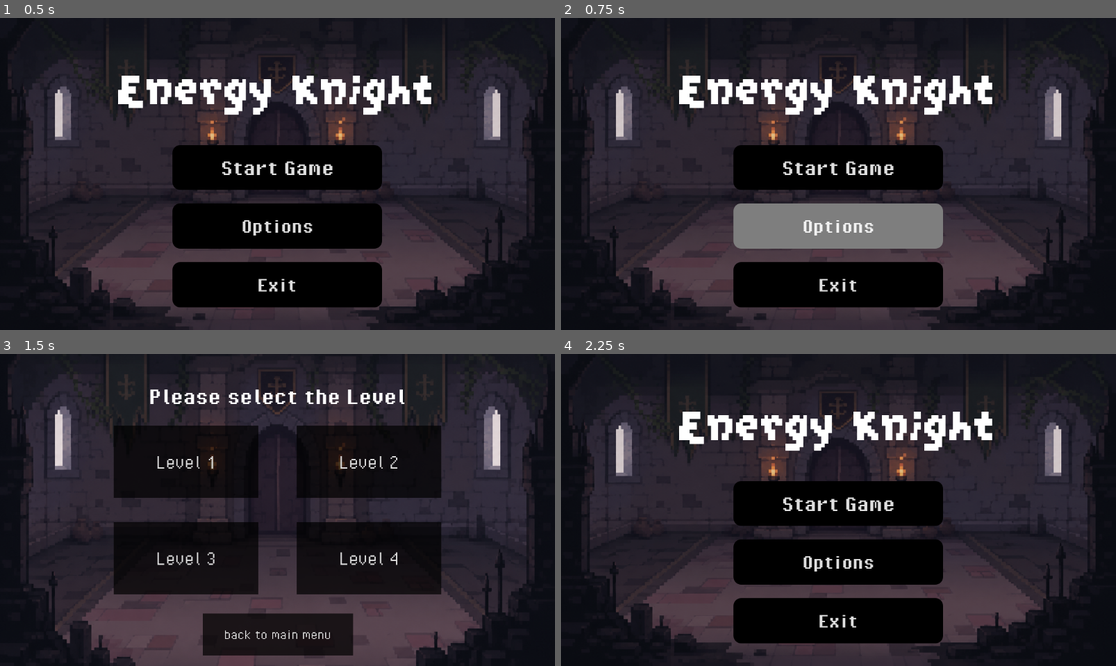
Above: before the commit, frames 1-4 (two rows, left to right).
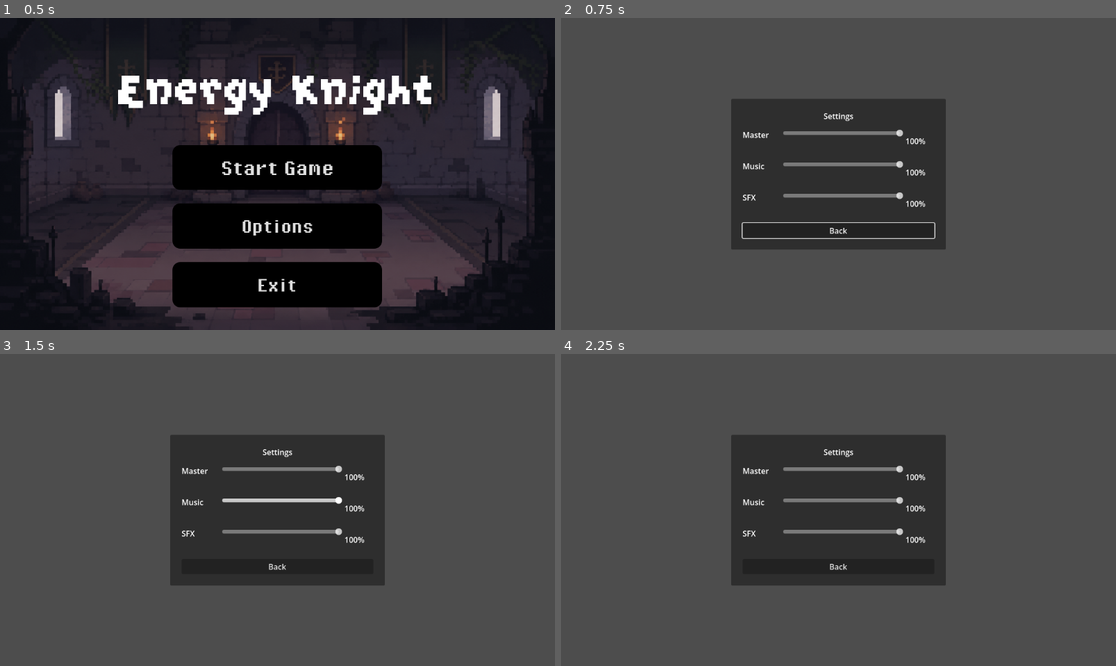
Above: after the commit, the same moments.

Repository: gx040502/energy-knight
Game: Godot game, scene res://Sinyen/main_menu/scenes/main_menu.tscn
Same seed, same stepped clock (60 frames per second), same inputs: the game is played once before the commit and once after it.
Inputs (mouse positions are in pixels of both pictures, inside the frame that each line leads up to):
- Up to frame 1 (0.5 s): no input
- Up to frame 2 (0.75 s): click "Options" at 0.5 s
- Up to frame 3 (1.5 s): click (277, 503) at 1.25 s, where only the run before the commit has a clickable "Start Game"
- Up to frame 4 (2.25 s): click (838, 634) at 2 s, where only the run before the commit has a clickable "back to main menu"

Frame 1 is identical in both runs. In frame 2, 88% of the frame differs, in the area x 0-100%, y 0-100%; in frame 3, 83%; in frame 4, 88%.

Commit message:
pause menu, settings by sinyen

Diff:
--- a/GyapXun/levels/scenes/level1.tscn
+++ b/GyapXun/levels/scenes/level1.tscn
@@ -5,6 +5,7 @@
 [ext_resource type="PackedScene" uid="uid://bykrmqw17t51e" path="res://GyapXun/room/scenes/dungeon_room.tscn" id="2_gkgut"]
 [ext_resource type="PackedScene" uid="uid://dskaeqmjmwpj8" path="res://GyapXun/room/scenes/haaland_room.tscn" id="3_icauj"]
 [ext_resource type="Script" uid="uid://k7rfvfeqvsmi" path="res://GyapXun/levels/scripts/camera_2d.gd" id="4_iq3gp"]
+[ext_resource type="PackedScene" uid="uid://cykqbw2mjcjn3" path="res://Sinyen/pauseMenu/scenes/pause_menu.tscn" id="6_icauj"]
 
 [node name="Level1" type="Node2D" unique_id=847418784]
 script = ExtResource("1_mwkg1")
@@ -22,3 +23,5 @@
 position_smoothing_enabled = true
 position_smoothing_speed = 10.0
 script = ExtResource("4_iq3gp")
+
+[node name="PauseMenu" parent="." unique_id=1007587394 instance=ExtResource("6_icauj")]
--- a/GyapXun/player/scenes/player.tscn
+++ b/GyapXun/player/scenes/player.tscn
@@ -139,24 +139,31 @@
 [node name="Hud" parent="." unique_id=913466994 instance=ExtResource("22_g31jf")]
 
 [node name="FootstepsSFX" type="AudioStreamPlayer" parent="." unique_id=1727867988]
+bus = &"SFX"
 
 [node name="DashSFX" type="AudioStreamPlayer" parent="." unique_id=247560584]
 stream = ExtResource("23_la1jf")
+bus = &"SFX"
 
 [node name="MeleeAttackSFX" type="AudioStreamPlayer" parent="." unique_id=755408325]
 stream = ExtResource("24_enmwg")
+bus = &"SFX"
 
 [node name="SpellCastSFX" type="AudioStreamPlayer" parent="." unique_id=918607991]
 stream = ExtResource("25_enmwg")
+bus = &"SFX"
 
 [node name="ExplosionBlastSFX" type="AudioStreamPlayer" parent="." unique_id=1998408266]
 stream = ExtResource("25_t5vx1")
+bus = &"SFX"
 
 [node name="TakeDamageSFX" type="AudioStreamPlayer" parent="." unique_id=2001154314]
 stream = ExtResource("27_t5vx1")
+bus = &"SFX"
 
 [node name="StaminaDebuffSFX" type="AudioStreamPlayer" parent="." unique_id=325874108]
 stream = ExtResource("28_t5vx1")
+bus = &"SFX"
 
 [node name="FootstepTimer" type="Timer" parent="." unique_id=304232900]
 wait_time = 0.45
--- a/Sinyen/main_menu/scripts/main_menu.gd
+++ b/Sinyen/main_menu/scripts/main_menu.gd
@@ -17,7 +17,7 @@
 
 
 func _on_settings_pressed():
-	print("Setting pressed")
+	get_tree().change_scene_to_file("res://Sinyen/options/scenes/options.tscn")
 
 
 func _on_exit_pressed():
--- a/Sinyen/options/scenes/options.tscn
+++ b/Sinyen/options/scenes/options.tscn
@@ -1,4 +1,6 @@
 [gd_scene format=3 uid="uid://ctsitj0yysvp7"]
+
+[ext_resource type="Script" uid="uid://bqcih6ks0kofv" path="res://Sinyen/options/scripts/options.gd" id="1_fxdfd"]
 
 [node name="Options" type="Control" unique_id=895917108]
 layout_mode = 3
@@ -7,3 +9,101 @@
 anchor_bottom = 1.0
 grow_horizontal = 2
 grow_vertical = 2
+script = ExtResource("1_fxdfd")
+
+[node name="PanelContainer" type="PanelContainer" parent="." unique_id=1449156872]
+layout_mode = 1
+anchors_preset = 8
+anchor_left = 0.5
+anchor_top = 0.5
+anchor_right = 0.5
+anchor_bottom = 0.5
+offset_left = -199.0
+offset_top = -108.5
+offset_right = 199.0
+offset_bottom = 108.5
+grow_horizontal = 2
+grow_vertical = 2
+
+[node name="MarginContainer" type="MarginContainer" parent="PanelContainer" unique_id=1557839664]
+layout_mode = 2
+theme_override_constants/margin_left = 24
+theme_override_constants/margin_top = 24
+theme_override_constants/margin_right = 24
+theme_override_constants/margin_bottom = 24
+
+[node name="VBoxContainer" type="VBoxContainer" parent="PanelContainer/MarginContainer" unique_id=512743472]
+layout_mode = 2
+theme_override_constants/separation = 16
+
+[node name="titleLabel" type="Label" parent="PanelContainer/MarginContainer/VBoxContainer" unique_id=887479304]
+layout_mode = 2
+text = "Settings"
+horizontal_alignment = 1
+
+[node name="masterRow" type="HBoxContainer" parent="PanelContainer/MarginContainer/VBoxContainer" unique_id=622800634]
+layout_mode = 2
+
+[node name="Label" type="Label" parent="PanelContainer/MarginContainer/VBoxContainer/masterRow" unique_id=795881126]
+custom_minimum_size = Vector2(80, 0)
+layout_mode = 2
+text = "Master
+"
+
+[node name="masterSlider" type="HSlider" parent="PanelContainer/MarginContainer/VBoxContainer/masterRow" unique_id=836236306]
+custom_minimum_size = Vector2(250, 0)
+layout_mode = 2
+size_flags_horizontal = 3
+max_value = 1.0
+step = 0.01
+value = 1.0
+
+[node name="masterValueLabel" type="Label" parent="PanelContainer/MarginContainer/VBoxContainer/masterRow" unique_id=1999672545]
+custom_minimum_size = Vector2(60, 0)
+layout_mode = 2
+
+[node name="musicRow" type="HBoxContainer" parent="PanelContainer/MarginContainer/VBoxContainer" unique_id=1503886493]
+layout_mode = 2
+
+[node name="Label" type="Label" parent="PanelContainer/MarginContainer/VBoxContainer/musicRow" unique_id=58876821]
+custom_minimum_size = Vector2(80, 0)
+layout_mode = 2
+text = "Music
+"
+
+[node name="musicSlider" type="HSlider" parent="PanelContainer/MarginContainer/VBoxContainer/musicRow" unique_id=1090422046]
+custom_minimum_size = Vector2(250, 0)
+layout_mode = 2
+size_flags_horizontal = 3
+max_value = 1.0
+step = 0.01
+value = 1.0
+
+[node name="musicValueLabel" type="Label" parent="PanelContainer/MarginContainer/VBoxContainer/musicRow" unique_id=305180094]
+custom_minimum_size = Vector2(60, 0)
+layout_mode = 2
+
+[node name="sfxRow" type="HBoxContainer" parent="PanelContainer/MarginContainer/VBoxContainer" unique_id=1409041653]
+layout_mode = 2
+
+[node name="Label" type="Label" parent="PanelContainer/MarginContainer/VBoxContainer/sfxRow" unique_id=802186886]
+custom_minimum_size = Vector2(80, 0)
+layout_mode = 2
+text = "SFX
+"
+
+[node name="sfxSlider" type="HSlider" parent="PanelContainer/MarginContainer/VBoxContainer/sfxRow" unique_id=1243239370]
+custom_minimum_size = Vector2(250, 0)
+layout_mode = 2
+size_flags_horizontal = 3
+max_value = 1.0
+step = 0.1
+value = 1.0
+
+[node name="sfxValueLabel" type="Label" parent="PanelContainer/MarginContainer/VBoxContainer/sfxRow" unique_id=1558395489]
+custom_minimum_size = Vector2(60, 0)
+layout_mode = 2
+
+[node name="backButton" type="Button" parent="PanelContainer/MarginContainer/VBoxContainer" unique_id=866116746]
+layout_mode = 2
+text = "Back"
--- /dev/null
+++ b/Sinyen/options/scripts/options.gd
@@ -0,0 +1,95 @@
+extends Control
+
+signal closed
+
+@onready var master_slider: HSlider = $PanelContainer/MarginContainer/VBoxContainer/masterRow/masterSlider
+@onready var master_value_label: Label = $PanelContainer/MarginContainer/VBoxContainer/masterRow/masterValueLabel
+@onready var music_slider: HSlider = $PanelContainer/MarginContainer/VBoxContainer/musicRow/musicSlider
+@onready var music_value_label: Label = $PanelContainer/MarginContainer/VBoxContainer/musicRow/musicValueLabel
+@onready var sfx_slider: HSlider = $PanelContainer/MarginContainer/VBoxContainer/sfxRow/sfxSlider
+@onready var sfx_value_label: Label = $PanelContainer/MarginContainer/VBoxContainer/sfxRow/sfxValueLabel
+@onready var back_button: Button = $PanelContainer/MarginContainer/VBoxContainer/backButton
+
+var _master_bus: int = -1
+var _music_bus: int = -1
+var _sfx_bus: int = -1
+
+
+func _ready() -> void:
+	process_mode = Node.PROCESS_MODE_WHEN_PAUSED
+
+	_master_bus = _resolve_bus(&"Master")
+	_music_bus = _resolve_bus(&"Music")
+	_sfx_bus = _resolve_bus(&"SFX")
+
+	# Seed sliders from the live AudioServer state BEFORE connecting signals.
+	_init_slider(master_slider, master_value_label, _master_bus)
+	_init_slider(music_slider, music_value_label, _music_bus)
+	_init_slider(sfx_slider, sfx_value_label, _sfx_bus)
+
+	master_slider.value_changed.connect(_on_master_value_changed)
+	music_slider.value_changed.connect(_on_music_value_changed)
+	sfx_slider.value_changed.connect(_on_sfx_value_changed)
+	back_button.pressed.connect(_on_back_pressed)
+
+	back_button.grab_focus()
+
+
+# --- Bus helpers ---
+
+func _resolve_bus(bus_name: StringName) -> int:
+	var idx: int = AudioServer.get_bus_index(bus_name)
+	if idx < 0:
+		push_error("Options: audio bus '%s' not found. Add it in the Audio tab." % bus_name)
+	return idx
+
+
+func _init_slider(slider: HSlider, label: Label, bus_idx: int) -> void:
+	if bus_idx < 0:
+		slider.editable = false
+		label.text = "N/A"
+		return
+
+	var linear: float = 0.0
+	if not AudioServer.is_bus_mute(bus_idx):
+		linear = db_to_linear(AudioServer.get_bus_volume_db(bus_idx))
+
+	# set_value_no_signal avoids firing value_changed during setup.
+	slider.set_value_no_signal(clampf(linear, 0.0, 1.0))
+	label.text = _format_percent(slider.value)
+
+
+func _apply_volume(bus_idx: int, label: Label, value: float) -> void:
+	if bus_idx < 0:
+		return
+
+	# linear_to_db(0.0) is -INF, which poisons the bus. Mute instead.
+	if is_zero_approx(value):
+		AudioServer.set_bus_mute(bus_idx, true)
+	else:
+		AudioServer.set_bus_mute(bus_idx, false)
+		AudioServer.set_bus_volume_db(bus_idx, linear_to_db(value))
+
+	label.text = _format_percent(value)
+
+
+func _format_percent(value: float) -> String:
+	return "%d%%" % roundi(value * 100.0)
+
+
+# --- Signal handlers ---
+
+func _on_master_value_changed(value: float) -> void:
+	_apply_volume(_master_bus, master_value_label, value)
+
+
+func _on_music_value_changed(value: float) -> void:
+	_apply_volume(_music_bus, music_value_label, value)
+
+
+func _on_sfx_value_changed(value: float) -> void:
+	_apply_volume(_sfx_bus, sfx_value_label, value)
+
+
+func _on_back_pressed() -> void:
+	closed.emit()
--- /dev/null
+++ b/Sinyen/pauseMenu/scenes/pauseButton.tscn
@@ -0,0 +1,26 @@
+[gd_scene format=3 uid="uid://cl0te8ellfyvo"]
+
+[ext_resource type="PackedScene" uid="uid://cykqbw2mjcjn3" path="res://Sinyen/pauseMenu/scenes/pause_menu.tscn" id="1_qjuh8"]
+
+[node name="PauseButton" type="Control" unique_id=179750282]
+layout_mode = 3
+anchors_preset = 15
+anchor_right = 1.0
+anchor_bottom = 1.0
+grow_horizontal = 2
+grow_vertical = 2
+
+[node name="Button" type="Button" parent="." unique_id=1535580105]
+layout_mode = 1
+anchors_preset = 1
+anchor_left = 1.0
+anchor_right = 1.0
+offset_left = -73.0
+offset_top = 18.0
+offset_right = -20.0
+offset_bottom = 74.0
+grow_horizontal = 0
+text = "l l"
+
+[node name="PauseMenu" parent="." unique_id=1007587394 instance=ExtResource("1_qjuh8")]
+script = null
--- a/Sinyen/pauseMenu/scenes/pause_menu.tscn
+++ b/Sinyen/pauseMenu/scenes/pause_menu.tscn
@@ -1,4 +1,6 @@
 [gd_scene format=3 uid="uid://cykqbw2mjcjn3"]
+
+[ext_resource type="Script" uid="uid://dk7vrhapr0fx2" path="res://Sinyen/pauseMenu/scripts/pause_menu.gd" id="1_m34xr"]
 
 [sub_resource type="StyleBoxFlat" id="StyleBoxFlat_6yij4"]
 bg_color = Color(0.1721153, 0.17211533, 0.1721152, 1)
@@ -13,28 +15,19 @@
 corner_radius_bottom_right = 16
 corner_radius_bottom_left = 16
 
-[node name="PauseMenu" type="Control" unique_id=1605097622]
-layout_mode = 3
-anchors_preset = 15
-anchor_right = 1.0
-anchor_bottom = 1.0
-offset_left = 3.0
-offset_top = 11.0
-offset_right = 3.0
-offset_bottom = 11.0
-grow_horizontal = 2
-grow_vertical = 2
+[node name="PauseMenu" type="CanvasLayer" unique_id=1007587394]
+layer = 10
+script = ExtResource("1_m34xr")
 
 [node name="ColorRect" type="ColorRect" parent="." unique_id=130663209]
-layout_mode = 1
 anchors_preset = 15
 anchor_right = 1.0
 anchor_bottom = 1.0
 grow_horizontal = 2
 grow_vertical = 2
+color = Color(1, 1, 1, 0)
 
 [node name="PanelContainer" type="PanelContainer" parent="." unique_id=950902274]
-layout_mode = 1
 anchors_preset = 8
 anchor_left = 0.5
 anchor_top = 0.5
@@ -49,6 +42,7 @@
 scale = Vector2(0.8640537, 1.0217077)
 
 [node name="VBoxContainer" type="VBoxContainer" parent="PanelContainer" unique_id=1098611823]
+self_modulate = Color(1, 1, 0.96862745, 1)
 layout_mode = 2
 theme_override_constants/separation = 16
 
@@ -84,4 +78,16 @@
 theme_override_font_sizes/font_size = 32
 text = "Quit"
 
-[node name="AnimationPlayer" type="AnimationPlayer" parent="." unique_id=26679315]
+[node name="PauseButtonLayer" type="CanvasLayer" parent="." unique_id=807601332]
+layer = 11
+
+[node name="pauseButton" type="Button" parent="PauseButtonLayer" unique_id=1526601402]
+anchors_preset = 1
+anchor_left = 1.0
+anchor_right = 1.0
+offset_left = -86.0
+offset_top = 19.0
+offset_right = -19.0
+offset_bottom = 69.0
+grow_horizontal = 0
+text = "II"
--- /dev/null
+++ b/Sinyen/pauseMenu/scripts/pause_menu.gd
@@ -0,0 +1,106 @@
+extends CanvasLayer
+
+const MAIN_MENU_PATH: String = "res://Sinyen/main_menu/scenes/main_menu.tscn"
+const OPTIONS_PATH: String = "res://Sinyen/options/scenes/options.tscn"
+
+@onready var color_rect: ColorRect = $ColorRect
+@onready var panel_container: PanelContainer = $PanelContainer
+@onready var resume_button: Button = $PanelContainer/VBoxContainer/resumeButton
+@onready var restart_button: Button = $PanelContainer/VBoxContainer/restartButton
+@onready var settings_button: Button = $PanelContainer/VBoxContainer/settingsButton
+@onready var quit_button: Button = $PanelContainer/VBoxContainer/quitButton
+@onready var pause_button: Button = $PauseButtonLayer/pauseButton
+
+var _options_instance: Control = null
+var _pause_action: StringName = &"ui_cancel"
+
+
+func _ready() -> void:
+	process_mode = Node.PROCESS_MODE_ALWAYS
+	visible = true
+	_set_menu_visible(false)
+
+	if InputMap.has_action(&"pause"):
+		_pause_action = &"pause"
+
+	pause_button.pressed.connect(toggle_pause)
+	resume_button.pressed.connect(_on_resume_pressed)
+	restart_button.pressed.connect(_on_restart_pressed)
+	settings_button.pressed.connect(_on_settings_pressed)
+	quit_button.pressed.connect(_on_quit_pressed)
+
+
+func _unhandled_input(event: InputEvent) -> void:
+	if not event.is_action_pressed(_pause_action):
+		return
+
+	toggle_pause()
+	get_viewport().set_input_as_handled()
+
+
+func toggle_pause() -> void:
+	if _options_instance != null:
+		_close_options()
+	elif get_tree().paused:
+		_resume()
+	else:
+		_pause()
+
+
+func _set_menu_visible(is_open: bool) -> void:
+	color_rect.visible = is_open
+	panel_container.visible = is_open
+	pause_button.visible = not is_open
+
+
+func _pause() -> void:
+	_set_menu_visible(true)
+	get_tree().paused = true
+	resume_button.grab_focus()
+
+
+func _resume() -> void:
+	get_tree().paused = false
+	_set_menu_visible(false)
+
+
+# --- Button handlers ---
+
+func _on_resume_pressed() -> void:
+	_resume()
+
+
+func _on_restart_pressed() -> void:
+	get_tree().paused = false
+	_set_menu_visible(false)
+	get_tree().reload_current_scene()
+
+
+func _on_quit_pressed() -> void:
+	get_tree().paused = false
+	get_tree().change_scene_to_file(MAIN_MENU_PATH)
+
+
+func _on_settings_pressed() -> void:
+	if _options_instance != null:
+		return
+
+	var packed: PackedScene = load(OPTIONS_PATH) as PackedScene
+	if packed == null:
+		push_error("PauseMenu: failed to load options scene at %s" % OPTIONS_PATH)
+		return
+
+	_options_instance = packed.instantiate() as Control
+	_options_instance.closed.connect(_close_options)
+	add_child(_options_instance)
+	panel_container.visible = false
+
+
+func _close_options() -> void:
+	if _options_instance == null:
+		return
+
+	_options_instance.queue_free()
+	_options_instance = null
+	panel_container.visible = true
+	settings_button.grab_focus()
--- /dev/null
+++ b/default_bus_layout.tres
@@ -0,0 +1,15 @@
+[gd_resource type="AudioBusLayout" format=3 uid="uid://k842daxio2v5"]
+
+[resource]
+bus/1/name = &"Music"
+bus/1/solo = false
+bus/1/mute = false
+bus/1/bypass_fx = false
+bus/1/volume_db = 0.0
+bus/1/send = &"Master"
+bus/2/name = &"SFX"
+bus/2/solo = false
+bus/2/mute = false
+bus/2/bypass_fx = false
+bus/2/volume_db = 0.0
+bus/2/send = &"Master"
Not shown, added: Sinyen/options/scripts/options.gd.uid
Not shown, added: Sinyen/pauseMenu/scripts/pause_menu.gd.uid
